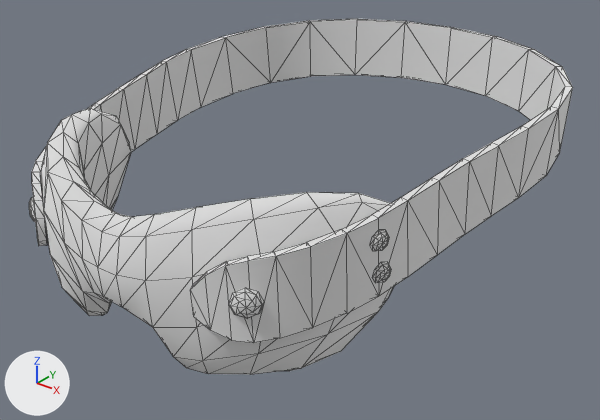
Two versions of the glTF model Mesh/Parts/Head/HumanFeminine/Items/Blindfold/FemHumanBlindfold.glb, one commit apart.
Rendered twice from a camera (50 mm lens) standing at (0.197, -0.276, 0.23) and looking at (0.0, -0.029, 0.077). The lights are fixed; the arrows at lower left show +X, +Y and +Z. The older version comes first. Mesh edges are drawn as thin lines. Vertices at exactly the same position are counted once.

In view in the first picture: 'FemHumanBlindfold'.
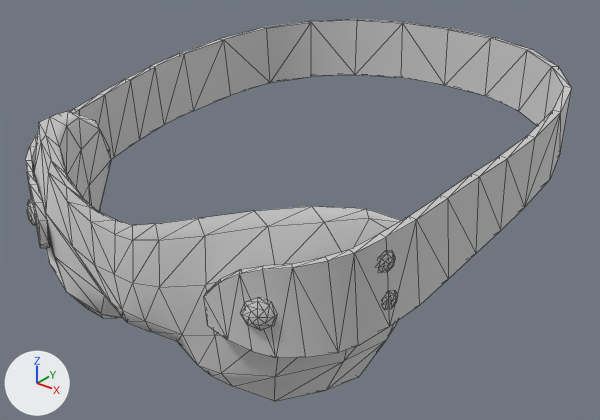
The edits, one by one:
In material 'MyLeatherTrim' (mat_myleathertrim), sheen_roughness is no longer 1.0.
In material 'MyLeatherTrim' (mat_myleathertrim), sheen_tint is now set to (0.2, 0.2, 0.2), grey #7c7c7c.
me_plane_007 is used by ob_femhumanblindfold; location (0.0, 0.0, 0.0).
Before the commit, vertices of me_plane_007: 351 (0.025, 0.089, 0.132) at pixel (497, 36), 369 (-0.025, 0.089, 0.132) at pixel (406, 21), 425 (0.024, 0.086, 0.132) at pixel (492, 37), 443 (-0.024, 0.086, 0.132) at pixel (405, 22).
me_plane_007 had 452 vertices, 836 faces and spanned x -0.087..0.087, y -0.134..0.092, z 0.06..0.132.
me_plane_007 now has 452 vertices, 836 faces and spans x -0.089..0.089, y -0.128..0.091, z 0.05..0.132.
me_plane_007 part 1: the loose piece of 25 vertices spanning x 0.073..0.076, y -0.084..-0.077, z 0.093..0.101 is moved by (0.007, -0.006, -0.004).
me_plane_007 part 2: the loose piece of 25 vertices spanning x 0.072..0.075, y -0.086..-0.078, z 0.105..0.113 is moved by (0.007, -0.006, -0.002).
me_plane_007 part 3: the loose piece of 25 vertices spanning x 0.048..0.056, y -0.124..-0.117, z 0.091..0.102 is moved by (0.004, 0.001, -0.003).
me_plane_007 part 4: the loose piece of 25 vertices spanning x -0.056..-0.048, y -0.124..-0.117, z 0.091..0.102 is moved by (-0.004, 0.001, -0.003).
me_plane_007 part 5: 266 of 452 vertices moved; they spanned x -0.087..0.087, y -0.134..0.019, z 0.06..0.128 and now span x -0.089..0.089, y -0.128..0.019, z 0.05..0.127; mean shift (0.0, 0.0, -0.004); largest move (-0.043, -0.11, 0.062) -> (-0.048, -0.103, 0.05).
Part 6, on me_plane_007:
Vertices 351, 369, 425, 443 of me_plane_007 move by (0.0, -0.002, 0.0).
Vertex 314 of me_plane_007 moves from (0.0, 0.092, 0.103) to (0.0, 0.091, 0.103).
Vertex 315 of me_plane_007 moves from (0.0, 0.092, 0.132) at pixel (454, 27) to (0.0, 0.09, 0.132) at pixel (451, 28).
Vertex 388 of me_plane_007 moves from (0.0, 0.089, 0.103) at pixel (445, 84) to (0.0, 0.088, 0.103) at pixel (444, 85).
Vertex 389 of me_plane_007 moves from (0.0, 0.089, 0.132) at pixel (451, 28) to (0.0, 0.086, 0.132) at pixel (448, 29).
Part 7, on me_plane_007:
Vertex 349 of me_plane_007 moves from (0.068, 0.063, 0.13) at pixel (562, 66) to (0.067, 0.063, 0.13) at pixel (558, 66).
Vertex 423 of me_plane_007 moves from (0.066, 0.061, 0.13) at pixel (555, 66) to (0.065, 0.06, 0.13) at pixel (551, 66).
Other edits to the shape of me_plane_007 do not show in these pictures.

Location of each change, [x1, y1, x2, y2] in pixels of the pictures (600 x 420 px; the box of a moved part takes in the faces that stretch with it):
'FemHumanBlindfold', surface changed, reshaped (7% taller): before [29, 19, 573, 375]; after [25, 19, 572, 401]
part 1 of me_plane_007, moved or reshaped: before [372, 262, 391, 283]; after [384, 293, 397, 308]
part 2 of me_plane_007, moved or reshaped: before [370, 230, 389, 251]; after [378, 252, 395, 272]
part 3 of me_plane_007, moved or reshaped: before [229, 288, 264, 319]; after [240, 299, 277, 330]
part 4 of me_plane_007, moved or reshaped: before [29, 197, 36, 222]; after [27, 198, 36, 226]
part 5 of me_plane_007, moved or reshaped: before [32, 27, 573, 375]; after [25, 27, 571, 401]
part 6 of me_plane_007, moved or reshaped: before [355, 19, 534, 96]; after [355, 19, 533, 96]
part 7 of me_plane_007, moved or reshaped: before [519, 50, 572, 120]; after [519, 50, 572, 125]
